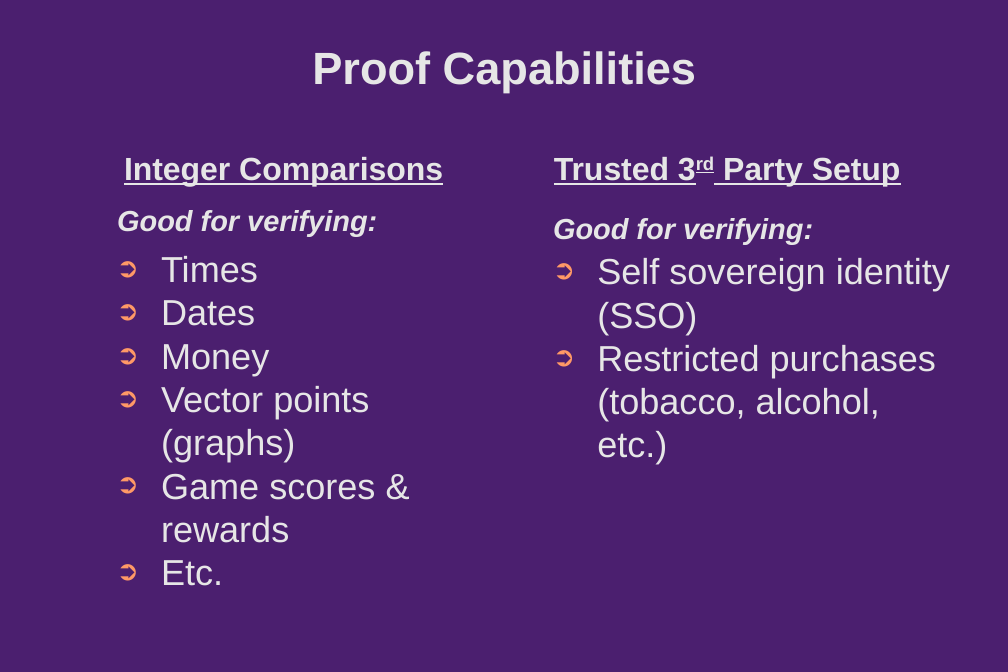
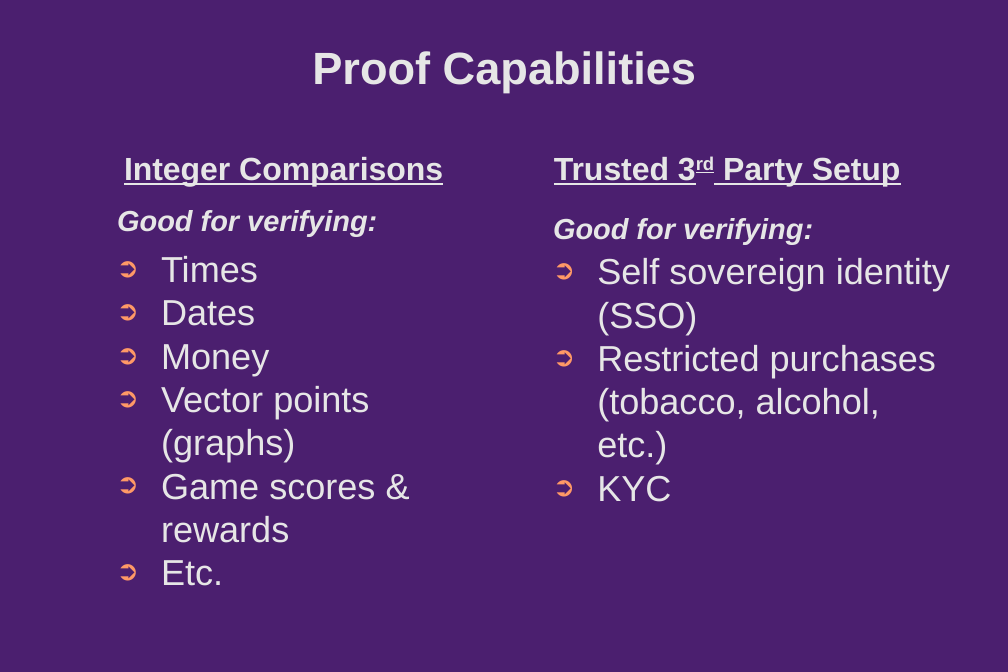
Before and after one commit to Chain-of-Insight/pop-machine-glow, a slide deck: slide 3 of Documentation/presentation/pitchdeck/slides.odp. Drawn at 1008x672 pixels with LibreOffice and Linux fonts; fonts in the diff are those of the drawing; background and template pictures are left out. Boxes give left, top, right and bottom in pixels: in the first picture for what was removed or moved away, otherwise in the second. Text is boxed around its words. In the diff, an @@ line names an element or a change of style, - is before the commit and + after.

Commit message:
slide edits

```diff
--- a/Documentation/presentation/pitchdeck/slides.odp
+++ b/Documentation/presentation/pitchdeck/slides.odp
@@ text at (x1=597, y1=476, x2=671, y2=502): paragraph added @@
+➲ KYC
```
Also in this commit, not shown: 1 other slide changed, 1 slide added, 1 slide removed, 2 other files.
